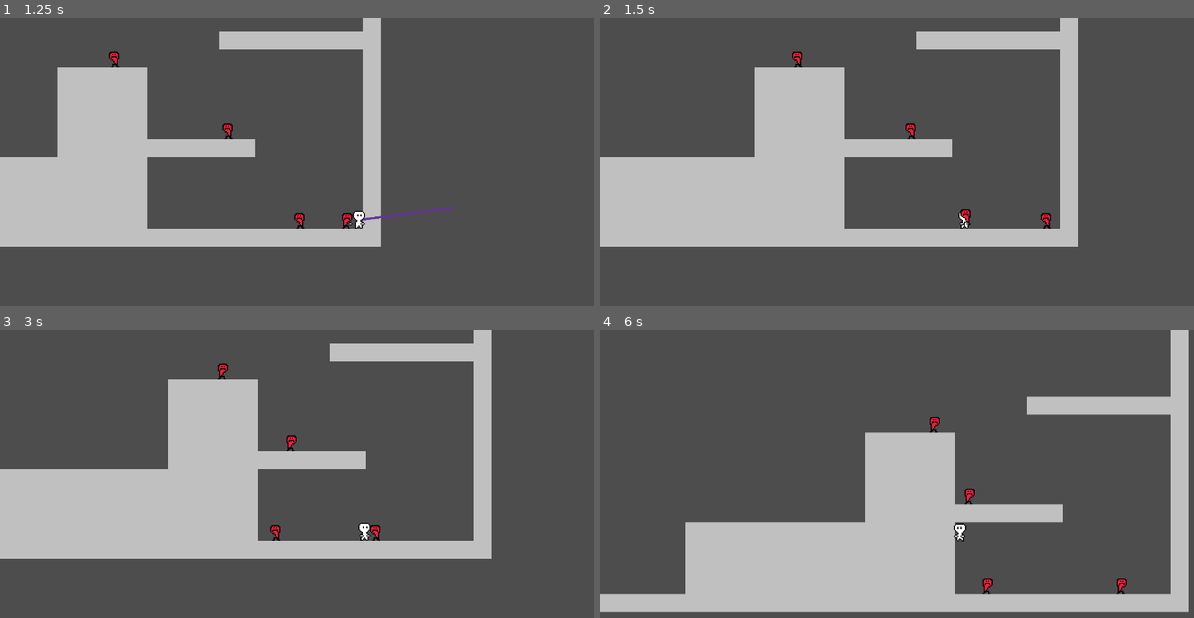
Above: before the commit, frames 1-4 (two rows, left to right).
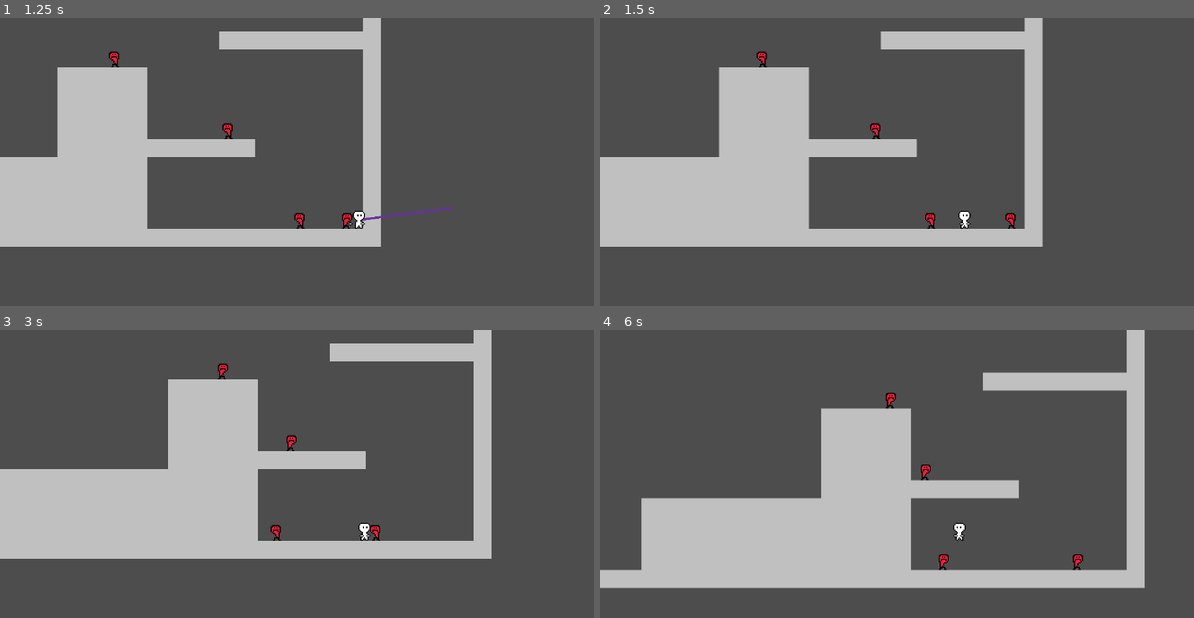
Above: after the commit, the same moments.

Repository: jelmersnippe/punching-game
Game: Godot game, scene res://arena.tscn
The game is run twice, just before and just after one commit, with the same random seed, the same clock (stepped at 60 frames per second) and the same inputs.
Inputs (mouse positions are in pixels of both pictures, inside the frame that each line leads up to):
- Up to frame 1 (1.25 s): move the mouse to (516, 199) at 0.52 s; press the mouse at (516, 199) at 0.53 s; hold D (move_right) from 0.53 s (still down)
- Up to frame 2 (1.5 s): keep holding D (move_right); move the mouse to (813, 239) at 1.27 s; release the mouse at (813, 239) at 1.28 s; click (813, 239) at 1.35 s
- Up to frame 3 (3 s): move the mouse to (433, 442) at 2.02 s; release D (move_right) at 2.03 s; press the mouse at (433, 442) at 2.03 s; hold A (move_left) 2.03-2.78 s; move the mouse to (320, 612) at 2.77 s; release the mouse at (320, 612) at 2.78 s; hold D (move_right) from 2.78 s (still down); click (320, 612) at 2.85 s
- Up to frame 4 (6 s): move the mouse to (1176, 592) at 3.52 s; press the mouse at (1176, 592) at 3.53 s; move the mouse to (742, 471) at 4.27 s; release D (move_right) at 4.28 s; release the mouse at (742, 471) at 4.28 s; hold A (move_left) 4.28-5.03 s; click (742, 471) at 4.35 s; move the mouse to (997, 531) at 5.02 s; press the mouse at (997, 531) at 5.03 s; hold D (move_right) 5.03-5.78 s; move the mouse to (849, 430) at 5.77 s; release the mouse at (849, 430) at 5.78 s; hold A (move_left) from 5.78 s (still down); click (849, 430) at 5.85 s

Frame 1 is identical in both runs. In frame 2, 11% of the frame differs, in the area x 19-81%, y 0-80%; in frame 3, less than 0.1%; in frame 4, 31%, in the area x 0-100%, y 0-99%.

Commit message:
Add enemies knocking eachother back

Diff:
--- a/enemy.gd
+++ b/enemy.gd
@@ -9,17 +9,30 @@
 var default_floor_raycast: Vector2
 
 var velocity = Vector2.ZERO
-var knocked = false
+var knocked = false:
+	set(value):
+		knocked = value
+		if knocked:
+			remaining_knocked_grace_time = knocked_grace_time
+		else:
+			remaining_knocked_grace_time = 0
+
+var knocked_grace_time = 0.1
+
+var remaining_knocked_grace_time = 0
 
 func _ready():
 	default_wall_raycast = $WallRaycast.target_position
 	default_floor_raycast = $FloorRaycast.target_position
+
+	$Sprite2D.flip_h = direction.x < 0
 
 func is_grounded() -> bool:
 	return $GroundedRaycast.is_colliding()
 
 func _process(delta):
 	if knocked:
+		knocked_grace_time -= delta
 		velocity.x = move_toward(velocity.x, 0, knockback_recovery_speed)
 		if velocity.x == 0:
 			knocked = false
@@ -58,10 +71,22 @@
 		$WallRaycast.target_position.x = -default_wall_raycast.x
 		$FloorRaycast.target_position.x = -default_floor_raycast.x
 
-func knockback(direction: Vector2, force: float):
+func knockback(normalized_impact_direction: Vector2, force: float):
 	if knocked:
 		return
 
 	knocked = true
-	velocity = (direction - Vector2(0, 0.3)) * force
+	velocity = normalized_impact_direction * force
 	_set_raycasts_to_direction()
+
+func _on_area_entered(area):
+	if not knocked:
+		return
+
+	if area is Enemy:
+		var enemy = area as Enemy
+		if enemy.remaining_knocked_grace_time > 0:
+			return
+		enemy.knockback(velocity.normalized(), (velocity.x + velocity.y) / 2)
+		enemy._turn(velocity.normalized())
+		velocity /= 3
--- a/enemy.tscn
+++ b/enemy.tscn
@@ -8,7 +8,7 @@
 
 [node name="Enemy" type="Area2D"]
 collision_layer = 8
-collision_mask = 2
+collision_mask = 10
 script = ExtResource("1_bfs01")
 
 [node name="MovementCollisionShape" type="CollisionShape2D" parent="."]
@@ -30,3 +30,5 @@
 [node name="GroundedRaycast" type="RayCast2D" parent="."]
 target_position = Vector2(0, 8)
 collision_mask = 2
+
+[connection signal="area_entered" from="." to="." method="_on_area_entered"]
--- a/player.gd
+++ b/player.gd
@@ -9,7 +9,7 @@
 @export var AIR_TIME = 0.2
 @export var AIR_HOLD_GRACE_TIME = 0.2
 
-var CHARGE_SPEED = MAX_CHARGE / TIME_TO_MAX_CHARGE
+var CHARGE_SPEED: int = MAX_CHARGE / TIME_TO_MAX_CHARGE
 
 # Get the gravity from the project settings to be synced with RigidBody nodes.
 var gravity = ProjectSettings.get_setting("physics/2d/default_gravity")
@@ -155,5 +155,6 @@
 		elif area is Enemy:
 			var enemy = area as Enemy
 			enemy.knockback(position.direction_to(enemy.position), (remaining_air_time / AIR_TIME) * MAX_CHARGE)
+			velocity /= 4
 		else:
 			area.get_parent().apply_central_impulse(velocity)
--- a/player_camera.gd
+++ b/player_camera.gd
@@ -5,6 +5,6 @@
 func _ready():
 	player = get_parent().get_node("Player")
 
-func _physics_process(delta):
+func _physics_process(_delta):
 	if player != null:
 		global_position = player.global_position
--- a/test_arena.tscn
+++ b/test_arena.tscn
@@ -18,4 +18,10 @@
 [node name="PlayerCamera2D" parent="." instance=ExtResource("3_6ehnw")]
 
 [node name="Enemy" parent="." instance=ExtResource("4_8ackk")]
-position = Vector2(120, 651)
+position = Vector2(397, 661)
+speed = 0
+
+[node name="Enemy2" parent="." instance=ExtResource("4_8ackk")]
+position = Vector2(468, 661)
+speed = 0
+direction = Vector2(-1, 0)
